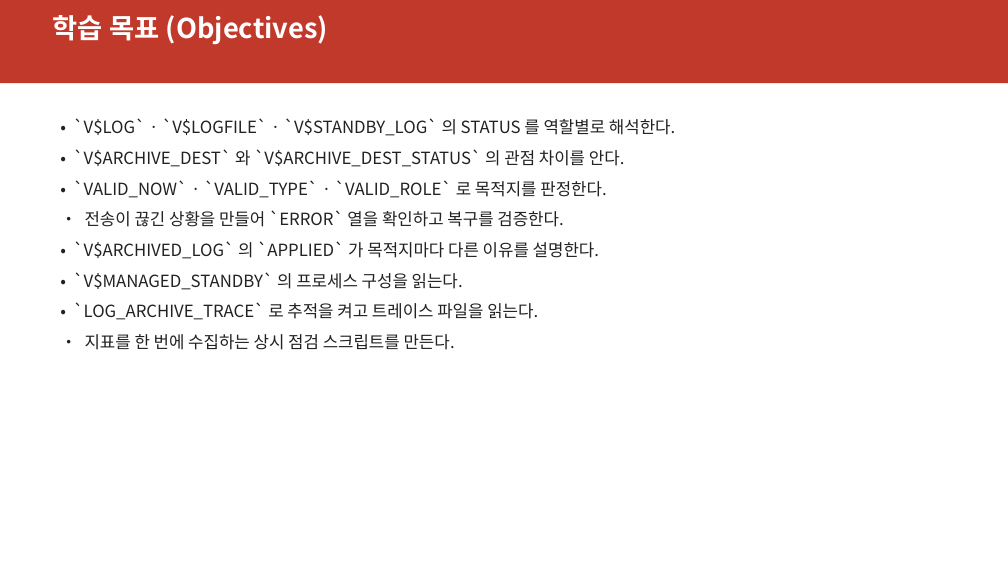
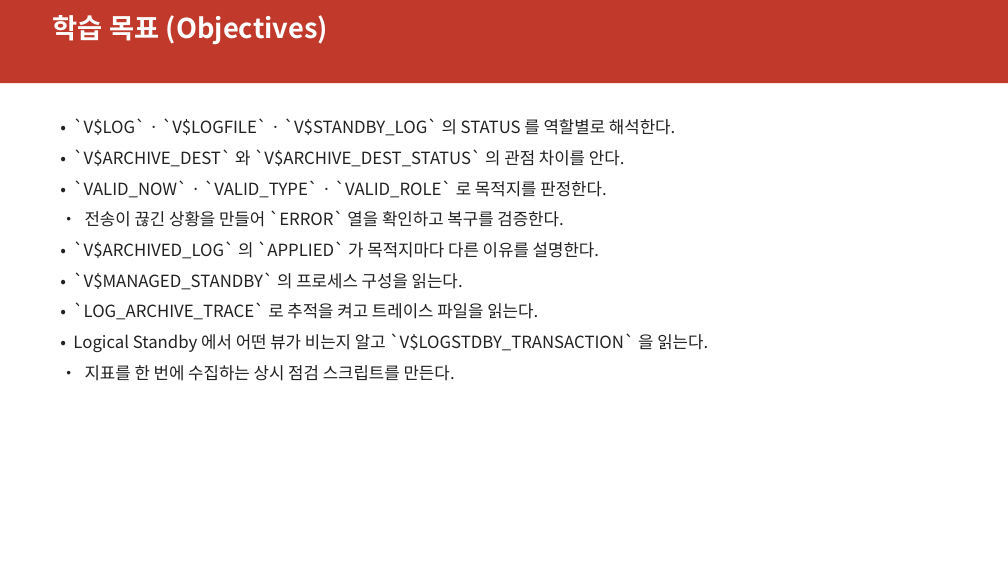
Before and after one commit to elpisk/OracleManual, a slide deck: slide 2 of ADG/15장/15장_V뷰기반모니터링과문제해결.pptx. Drawn at 1008x567 pixels with LibreOffice and Linux fonts; fonts in the diff are those of the drawing. Boxes give left, top, right and bottom in pixels: in the first picture for what was removed or moved away, otherwise in the second. Text is boxed around its words. In the diff, an @@ line names an element or a change of style, - is before the commit and + after.

```diff
--- a/ADG/15장/15장_V뷰기반모니터링과문제해결.pptx
+++ b/ADG/15장/15장_V뷰기반모니터링과문제해결.pptx
@@ text at [73,333,708,352]: paragraph added @@
+• Logical Standby 에서 어떤 뷰가 비는지 알고 `V$LOGSTDBY_TRANSACTION` 을 읽는다.
```
Also in this commit, not shown: 3 other slides changed, 4 slides added, 7 other files.
